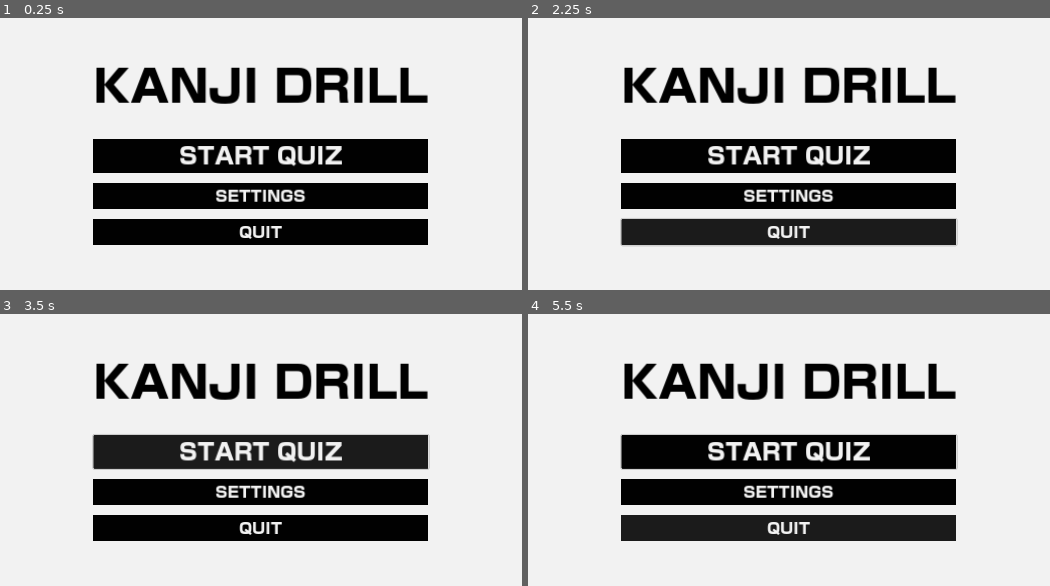
Above: before the commit, frames 1-4 (two rows, left to right).
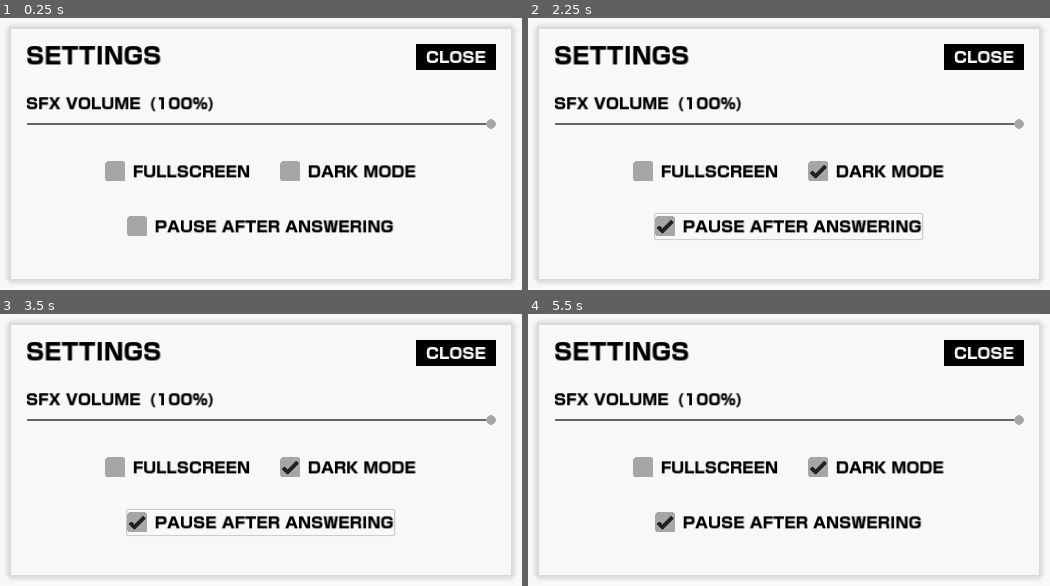
Above: after the commit, the same moments.

Repository: daredakke/kanji-drill
Game: Godot game, scene res://scenes/app.tscn
The game is run twice, just before and just after one commit, with the same random seed, the same clock (stepped at 60 frames per second) and the same inputs.
Inputs (mouse positions are in pixels of both pictures, inside the frame that each line leads up to):
- Up to frame 1 (0.25 s): no input
- Up to frame 2 (2.25 s): click "SETTINGS" at 0.5 s; click (877, 170) at 1.25 s, where only the run after the commit has a clickable "DARK MODE"; click (789, 227) at 2 s, where only the run after the commit has a clickable "PAUSE AFTER ANSWERING"
- Up to frame 3 (3.5 s): click "START QUIZ" at 2.75 s
- Up to frame 4 (5.5 s): click "START QUIZ" at 3.5 s; tap Enter at 4.25 s; move the mouse to (966, 428) at 4.27 s; hold Up (ui_up) 4.28-5 s; tap O at 4.35 s; click (966, 428) at 4.42 s; drag from (627, 471) to (747, 539) at 5.02 s

The runs differ from the first frame. In frame 1, 29% of the frame differs, in the area x 1-99%, y 3-97%; in frame 2, 30%; in frame 3, 30%; in frame 4, 30%.

Commit message:
Settings screen UI

Diff:
--- a/resources/light.tres
+++ b/resources/light.tres
@@ -1,6 +1,10 @@
-[gd_resource type="Theme" load_steps=5 format=3 uid="uid://bxdxufrhfbllf"]
+[gd_resource type="Theme" load_steps=16 format=3 uid="uid://bxdxufrhfbllf"]
 
-[ext_resource type="FontFile" uid="uid://d0e3meb6rsq8d" path="res://assets/AOTFShinGoProHeavy.otf" id="1_rldtd"]
+[ext_resource type="FontFile" uid="uid://d0e3meb6rsq8d" path="res://assets/fonts/AOTFShinGoProHeavy.otf" id="1_2ajnb"]
+[ext_resource type="Texture2D" uid="uid://gaikxulv6b6w" path="res://assets/checkbox-checked-disabled.png" id="2_un16q"]
+[ext_resource type="Texture2D" uid="uid://cygenivsxg2ry" path="res://assets/checkbox-unchecked-disabled.png" id="3_iprv0"]
+[ext_resource type="Texture2D" uid="uid://br3s1aqmlgyk2" path="res://assets/slider-head.png" id="4_0sfiy"]
+[ext_resource type="Texture2D" uid="uid://cnsej2dmosrg3" path="res://assets/slider-head-highlight.png" id="5_nd17v"]
 
 [sub_resource type="StyleBoxFlat" id="StyleBoxFlat_aph4e"]
 bg_color = Color(0.105882, 0.105882, 0.105882, 1)
@@ -12,16 +16,63 @@
 content_margin_bottom = 8.0
 bg_color = Color(0.00392157, 0.00392157, 0.00392157, 1)
 
-[sub_resource type="StyleBoxFlat" id="StyleBoxFlat_4tv01"]
-bg_color = Color(0.65, 0.0975, 0.281667, 1)
+[sub_resource type="StyleBoxFlat" id="StyleBoxFlat_0its7"]
+bg_color = Color(0.105882, 0.105882, 0.105882, 1)
+
+[sub_resource type="StyleBoxFlat" id="StyleBoxFlat_805l2"]
+bg_color = Color(0.6, 0.6, 0.6, 0)
+
+[sub_resource type="StyleBoxFlat" id="StyleBoxFlat_b3b1m"]
+bg_color = Color(0.6, 0.6, 0.6, 0)
+
+[sub_resource type="StyleBoxFlat" id="StyleBoxFlat_7up7w"]
+bg_color = Color(0.6, 0.6, 0.6, 0)
+
+[sub_resource type="StyleBoxFlat" id="StyleBoxFlat_l82ms"]
+bg_color = Color(0.6, 0.6, 0.6, 0)
+
+[sub_resource type="StyleBoxLine" id="StyleBoxLine_iw5bp"]
+grow_begin = -2.0
+grow_end = -2.0
+thickness = 4
+
+[sub_resource type="StyleBoxFlat" id="StyleBoxFlat_vy12l"]
+content_margin_left = 8.0
+content_margin_top = 8.0
+content_margin_right = 8.0
+content_margin_bottom = 8.0
+bg_color = Color(0, 0, 0, 1)
+
+[sub_resource type="StyleBoxFlat" id="StyleBoxFlat_qvah3"]
+bg_color = Color(0.97, 0.97, 0.97, 1)
+shadow_color = Color(0, 0, 0, 0.137255)
+shadow_size = 12
 
 [resource]
 Button/colors/font_color = Color(0.95, 0.95, 0.95, 1)
 Button/font_sizes/font_size = 24
-Button/fonts/font = ExtResource("1_rldtd")
+Button/fonts/font = ExtResource("1_2ajnb")
 Button/styles/hover = SubResource("StyleBoxFlat_aph4e")
 Button/styles/normal = SubResource("StyleBoxFlat_u7a83")
-Button/styles/pressed = SubResource("StyleBoxFlat_4tv01")
+Button/styles/pressed = SubResource("StyleBoxFlat_0its7")
+CheckBox/colors/font_color = Color(0, 0, 0, 1)
+CheckBox/colors/font_focus_color = Color(0, 0, 0, 1)
+CheckBox/colors/font_hover_color = Color(0, 0, 0, 1)
+CheckBox/colors/font_hover_pressed_color = Color(0, 0, 0, 1)
+CheckBox/colors/font_pressed_color = Color(0, 0, 0, 1)
+CheckBox/constants/h_separation = 12
+CheckBox/icons/checked = ExtResource("2_un16q")
+CheckBox/icons/unchecked = ExtResource("3_iprv0")
+CheckBox/styles/hover = SubResource("StyleBoxFlat_805l2")
+CheckBox/styles/hover_pressed = SubResource("StyleBoxFlat_b3b1m")
+CheckBox/styles/normal = SubResource("StyleBoxFlat_7up7w")
+CheckBox/styles/pressed = SubResource("StyleBoxFlat_l82ms")
+HSlider/icons/grabber = ExtResource("4_0sfiy")
+HSlider/icons/grabber_highlight = ExtResource("5_nd17v")
+HSlider/styles/slider = SubResource("StyleBoxLine_iw5bp")
 Label/colors/font_color = Color(0, 0, 0, 1)
 Label/font_sizes/font_size = 24
-Label/fonts/font = ExtResource("1_rldtd")
+Label/fonts/font = ExtResource("1_2ajnb")
+LineEdit/fonts/font = ExtResource("1_2ajnb")
+LineEdit/styles/normal = SubResource("StyleBoxFlat_vy12l")
+Panel/styles/panel = SubResource("StyleBoxFlat_qvah3")
--- a/scenes/app.tscn
+++ b/scenes/app.tscn
@@ -12,14 +12,120 @@
 grow_vertical = 2
 theme = ExtResource("1_570bd")
 
-[node name="ColorRect" type="ColorRect" parent="."]
+[node name="Panel" type="Panel" parent="."]
 layout_mode = 1
 anchors_preset = 15
 anchor_right = 1.0
 anchor_bottom = 1.0
 grow_horizontal = 2
 grow_vertical = 2
-color = Color(0.95, 0.95, 0.95, 1)
 
 [node name="MainMenu" parent="." instance=ExtResource("2_b4dbi")]
 layout_mode = 1
+
+[node name="Settings" type="Control" parent="."]
+custom_minimum_size = Vector2(800, 400)
+layout_mode = 1
+anchors_preset = 8
+anchor_left = 0.5
+anchor_top = 0.5
+anchor_right = 0.5
+anchor_bottom = 0.5
+offset_left = -20.0
+offset_top = -20.0
+offset_right = 20.0
+offset_bottom = 20.0
+grow_horizontal = 2
+grow_vertical = 2
+
+[node name="Panel" type="Panel" parent="Settings"]
+layout_mode = 1
+anchors_preset = 15
+anchor_right = 1.0
+anchor_bottom = 1.0
+grow_horizontal = 2
+grow_vertical = 2
+
+[node name="Margin" type="MarginContainer" parent="Settings"]
+layout_mode = 1
+anchors_preset = 15
+anchor_right = 1.0
+anchor_bottom = 1.0
+grow_horizontal = 2
+grow_vertical = 2
+theme_override_constants/margin_left = 24
+theme_override_constants/margin_top = 24
+theme_override_constants/margin_right = 24
+theme_override_constants/margin_bottom = 64
+
+[node name="SettingsHeader" type="HBoxContainer" parent="Settings/Margin"]
+layout_mode = 2
+
+[node name="SettingsLabel" type="Label" parent="Settings/Margin/SettingsHeader"]
+layout_mode = 2
+size_flags_vertical = 0
+theme_override_font_sizes/font_size = 36
+text = "SETTINGS"
+
+[node name="CloseButton" type="Button" parent="Settings/Margin/SettingsHeader"]
+layout_mode = 2
+size_flags_horizontal = 10
+size_flags_vertical = 0
+mouse_default_cursor_shape = 2
+text = "CLOSE"
+
+[node name="ControlsVBox" type="VBoxContainer" parent="Settings/Margin"]
+layout_mode = 2
+size_flags_vertical = 8
+theme_override_constants/separation = 48
+
+[node name="SFXVolume" type="HBoxContainer" parent="Settings/Margin/ControlsVBox"]
+layout_mode = 2
+theme_override_constants/separation = 24
+
+[node name="VBoxContainer" type="VBoxContainer" parent="Settings/Margin/ControlsVBox/SFXVolume"]
+layout_mode = 2
+size_flags_horizontal = 3
+theme_override_constants/separation = 12
+
+[node name="HBoxContainer" type="HBoxContainer" parent="Settings/Margin/ControlsVBox/SFXVolume/VBoxContainer"]
+layout_mode = 2
+theme_override_constants/separation = 12
+
+[node name="SFXLabel" type="Label" parent="Settings/Margin/ControlsVBox/SFXVolume/VBoxContainer/HBoxContainer"]
+layout_mode = 2
+text = "SFX VOLUME"
+
+[node name="SFXValue" type="Label" parent="Settings/Margin/ControlsVBox/SFXVolume/VBoxContainer/HBoxContainer"]
+layout_mode = 2
+text = "(100%)"
+
+[node name="SFXSlider" type="HSlider" parent="Settings/Margin/ControlsVBox/SFXVolume/VBoxContainer"]
+layout_mode = 2
+size_flags_horizontal = 3
+size_flags_vertical = 4
+mouse_default_cursor_shape = 2
+max_value = 1.0
+step = 0.05
+value = 1.0
+
+[node name="HBoxContainer" type="HBoxContainer" parent="Settings/Margin/ControlsVBox"]
+layout_mode = 2
+size_flags_horizontal = 4
+theme_override_constants/separation = 48
+
+[node name="FullscreenCheckBox" type="CheckBox" parent="Settings/Margin/ControlsVBox/HBoxContainer"]
+layout_mode = 2
+mouse_default_cursor_shape = 2
+text = "FULLSCREEN"
+
+[node name="DarkModeCheckBox" type="CheckBox" parent="Settings/Margin/ControlsVBox/HBoxContainer"]
+layout_mode = 2
+mouse_default_cursor_shape = 2
+text = "DARK MODE"
+
+[node name="PauseCheckBox" type="CheckBox" parent="Settings/Margin/ControlsVBox"]
+layout_mode = 2
+size_flags_horizontal = 4
+mouse_default_cursor_shape = 2
+text = "PAUSE AFTER ANSWERING"
Binary file added: assets/checkbox-checked-disabled.png
Not shown, added: assets/checkbox-checked-disabled.png.import
Binary file added: assets/checkbox-unchecked-disabled.png
Not shown, added: assets/checkbox-unchecked-disabled.png.import
Renamed: assets/AOTFShinGoProHeavy.otf -> assets/fonts/AOTFShinGoProHeavy.otf
Not shown, changed: assets/fonts/AOTFShinGoProHeavy.otf.import
Not shown, changed: assets/fonts/NotoSansJP-Regular.otf.import
Binary file added: assets/slider-head-highlight.png
Not shown, added: assets/slider-head-highlight.png.import
Binary file added: assets/slider-head.png
Not shown, added: assets/slider-head.png.import
Not shown, added: assets/fonts/NotoSansJP-Regular.otf
